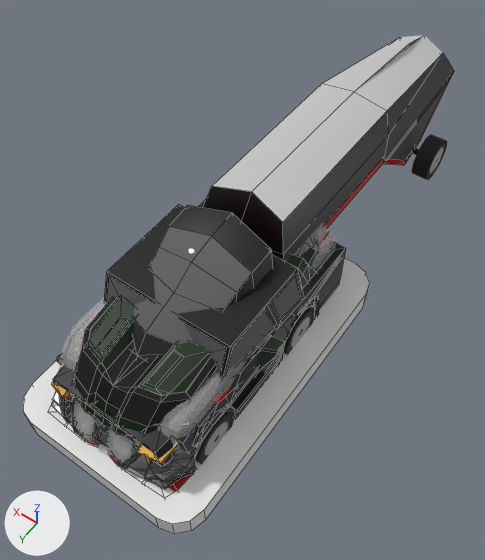
The Blender file Assets/Models/Blender/OverdriveTracks.blend, before and after one commit.
Camera for both pictures: a camera (50 mm lens) standing at (-4.061, 0.071, 0.145) and looking at (-4.013, 0.003, 0.038). The axes (+X, +Y, +Z) are drawn at lower left. The lights are the same throughout. Mesh edges are drawn as thin lines on the coarser meshes.

The first picture shows 'CarBaseOutline', 'CustomIceWave', 'SuperTruck X52', 'SuperTruck X52 Trailer', 'SupercarBigBang.001', 'SupercarBoson/Kourai', 'SupercarDynamo', 'SupercarMammot', 'SupercarShock', 'Wheels 1', 'Wheels 1.001', 'Wheels 2'.
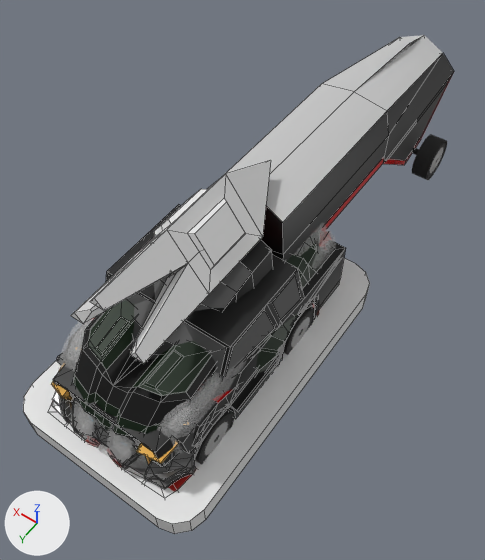
The change in detail:
Mesh me_cube_011 is new.
It has 51 vertices, 51 faces and spans x -0.0094..0.0094, y -0.0262..0.029, z 0.0384..0.0513.
Object 'ElectroShock' (ob_electroshock) is new; it shows me_cube_011.
Its location is (-4.0, 0.0, 0.0).

What differs and where, as boxes [x1, y1, x2, y2] in the pictures (485 x 560 px):
'ElectroShock', added: after [71, 160, 271, 364]
'SuperTruck X52', unchanged, covered by the edit: before [130, 205, 273, 441]; after [131, 239, 273, 441]
